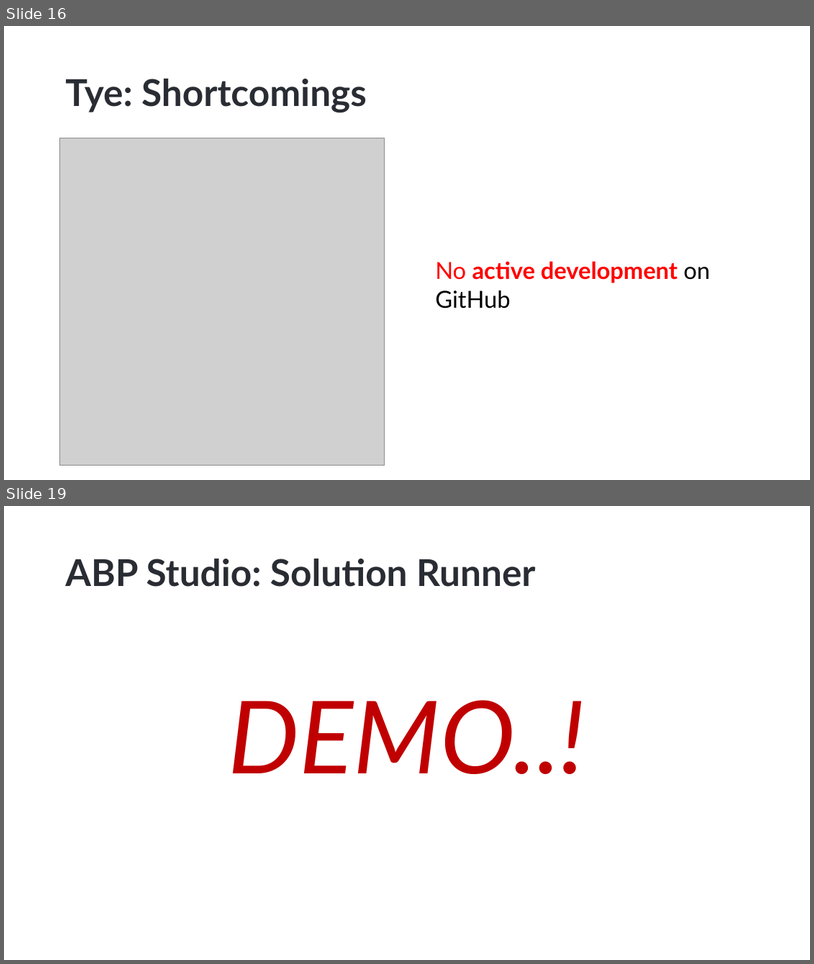
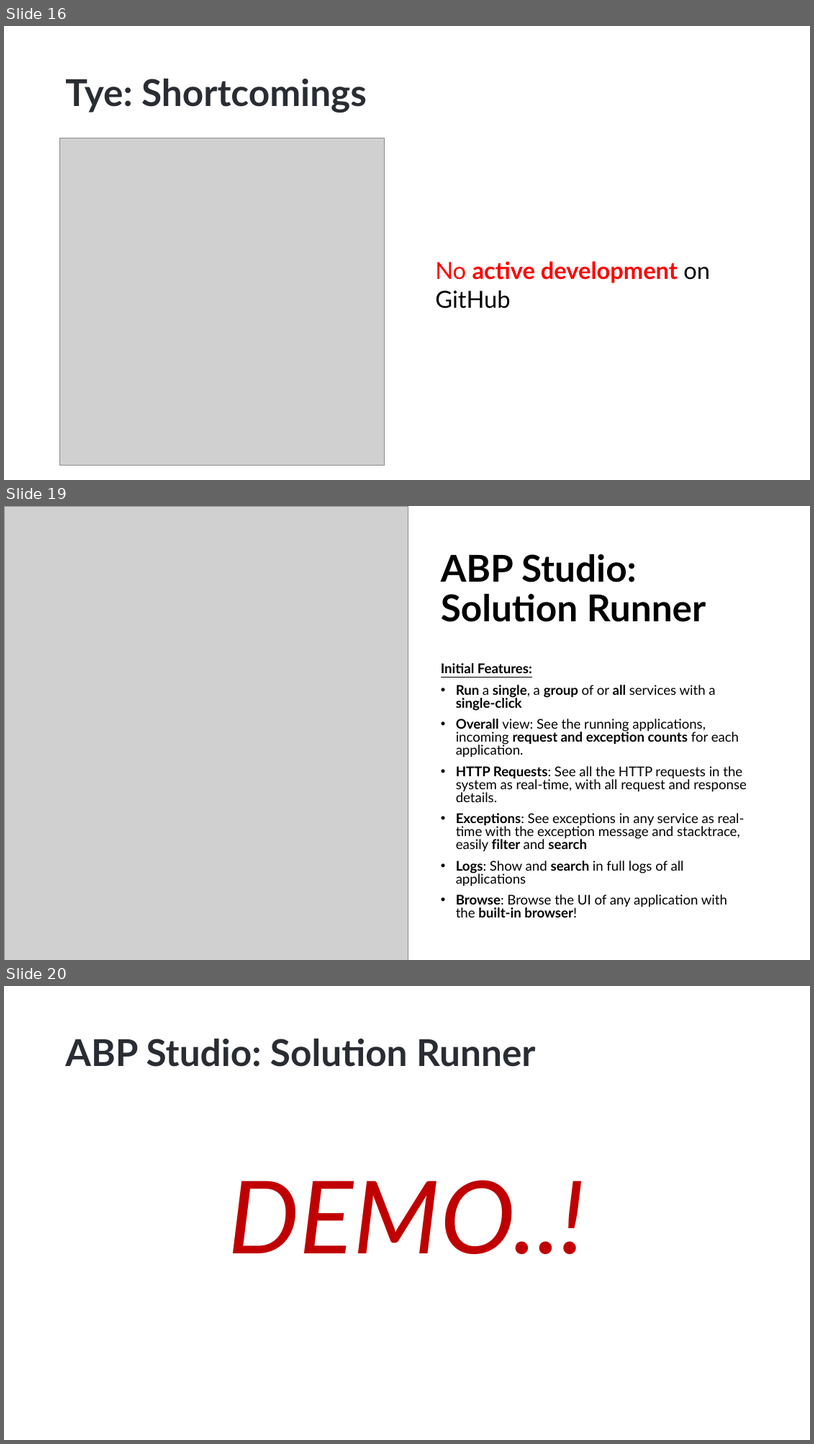
Before and after one commit to hikalkan/presentations, a slide deck: 2023-05-10 ABP Conf 2023 Developing with Kubernetes/Developing with Kubernetes.pptx. Shown one above the other, each under a label of ours: slides 16 and 19 before the commit, slides 16, 19 and 20 after it; the slides between them are not shown. The pictures are 814x964 and 814x1444 pixels, drawn with LibreOffice and Linux fonts; fonts in the diff are those of the drawing; grey boxes stand for pictures; background and template pictures are left out. Boxes give left, top, right and bottom in pixels: in the first picture for what was removed or moved away, otherwise in the second. Text is boxed around its words. In the diff, an @@ line names an element or a change of style, - is before the commit and + after.

```diff
--- a/2023-05-10 ABP Conf 2023 Developing with Kubernetes/Developing with Kubernetes.pptx
+++ b/2023-05-10 ABP Conf 2023 Developing with Kubernetes/Developing with Kubernetes.pptx
@@ slide 19 added at (x1=4, y1=506, x2=810, y2=960), background #FFFFFF @@
@@ picture added at (x1=4, y1=506, x2=409, y2=960) @@
@@ title added at (x1=441, y1=554, x2=706, y2=622), 44 pt, text #000000, bold @@
+ABP Studio: Solution Runner
@@ text added at (x1=441, y1=663, x2=747, y2=917), 16 pt, text #000000 @@
+Initial Features:
+• Run a single, a group of or all services with a single-click
+• Overall view: See the running applications, incoming request and exception counts for each application.
+• HTTP Requests: See all the HTTP requests in the system as real-time, with all request and response details.
+• Exceptions: See exceptions in any service as real-time with the exception message and stacktrace, easily filter and search
+• Logs: Show and search in full logs of all applications
+• Browse: Browse the UI of any application with the built-in browser!
@@ what was slide 19 is now slide 20 @@
```
Also in this commit, not shown: 2 slides changed, 1 other slide added, 1 slide removed.
